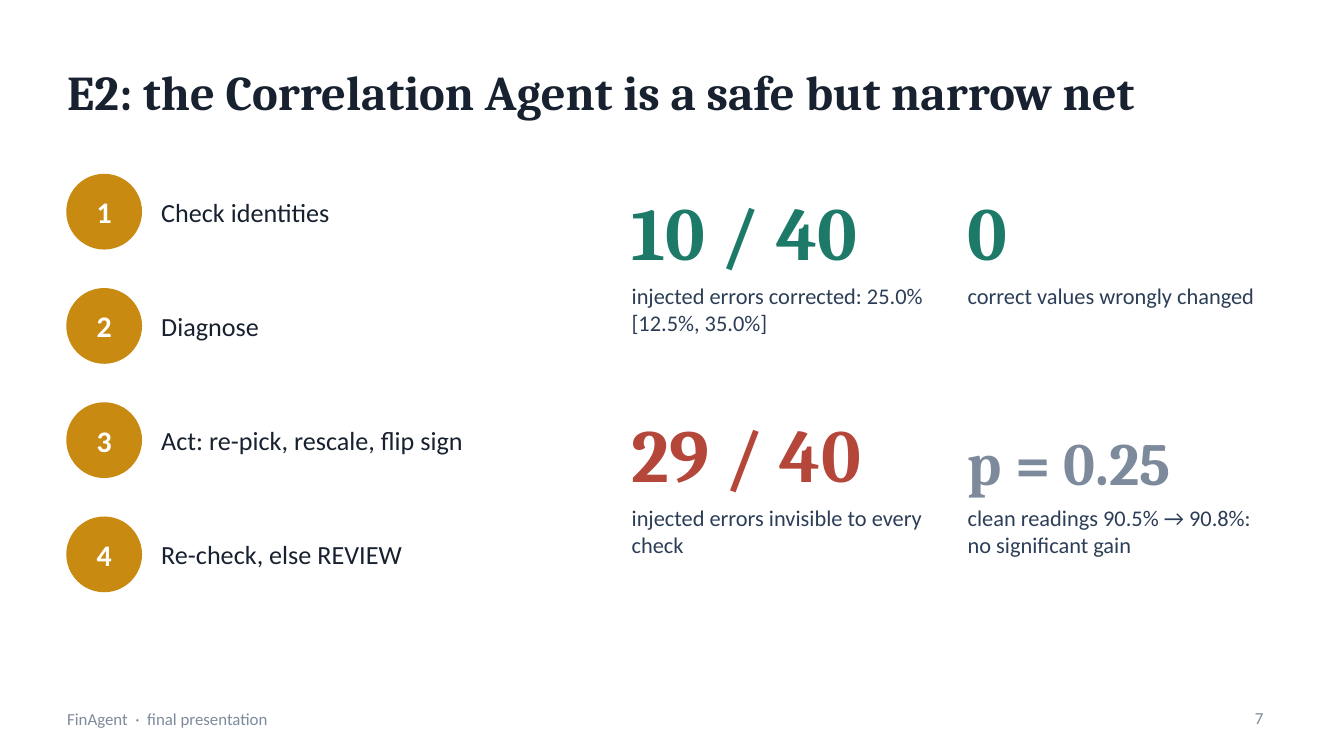
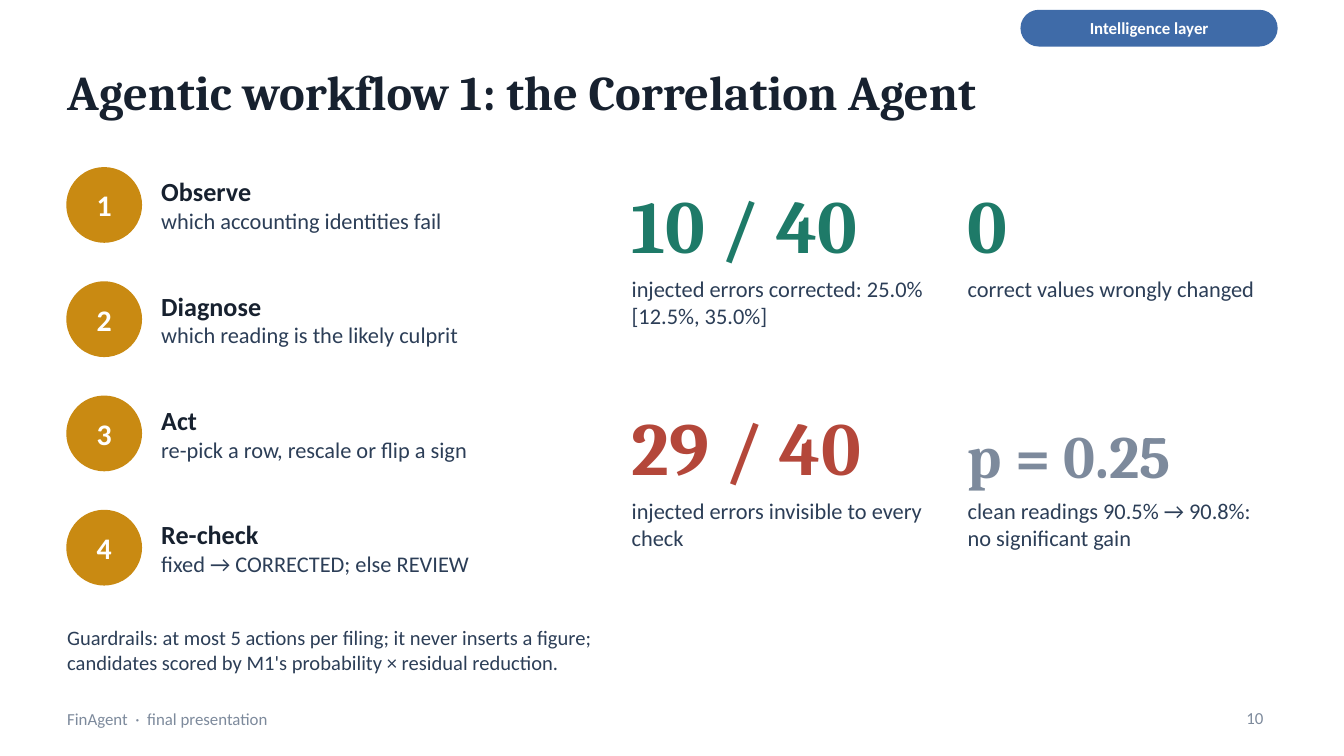
Before and after one commit to vojha95/finagent, a slide deck: slide 10 of docs/FinAgent_deck.pptx (slide 7 before the commit). Drawn at 1344x756 pixels with LibreOffice and Linux fonts; fonts in the diff are those of the drawing. Boxes give left, top, right and bottom in pixels: in the first picture for what was removed or moved away, otherwise in the second. Text is boxed around its words. In the diff, an @@ line names an element or a change of style, - is before the commit and + after.

```diff
--- a/docs/FinAgent_deck.pptx
+++ b/docs/FinAgent_deck.pptx
@@ rounded rectangle added at (1021, 11, 1277, 46), fill #3F6BA8, outline #3F6BA8 1 pt @@
@@ text added at (1090, 22, 1208, 37), 9 pt, text #FFFFFF, bold @@
+Intelligence layer
@@ title at (67, 75, 976, 120): text changed @@
-E2: the Correlation Agent is a safe but narrow net
+Agentic workflow 1: the Correlation Agent
@@ text at (161, 182, 441, 233): text changed; size 14 to 12 pt; text colour #17212F to #2C3E57 @@
-Check identities
+Observe
+which accounting identities fail
@@ text at (161, 297, 261, 321): bold on in "Diagnose" @@
@@ text "Diagnose": place and size @@
-text "Diagnose" at (161, 318, 259, 341)
+text "Diagnose" at (161, 297, 457, 347)
@@ text at (161, 327, 457, 347): paragraph added @@
+which reading is the likely culprit
@@ text at (161, 413, 467, 462): text changed; size 14 to 12 pt; text colour #17212F to #2C3E57 @@
-Act: re-pick, rescale, flip sign
+Act
+re-pick a row, rescale or flip a sign
@@ 12 texts, 4 ellipses: place and size @@
-12 texts, 4 ellipses at (67, 175, 1254, 591)
+12 texts, 4 ellipses at (67, 168, 1254, 585)
@@ text at (161, 525, 469, 575): text changed; size 14 to 12 pt; text colour #17212F to #2C3E57 @@
-Re-check, else REVIEW
+Re-check
+fixed → CORRECTED; else REVIEW
@@ text added at (67, 630, 591, 674), 11 pt, text #2C3E57 @@
+Guardrails: at most 5 actions per filing; it never inserts a figure; candidates scored by M1's probability × residual reduction.
@@ page number at (1246, 713, 1263, 724): text changed @@
-7
+10
```
Also in this commit, not shown: 8 other slides changed, 12 slides added, 1 slide removed, 1 other file.
